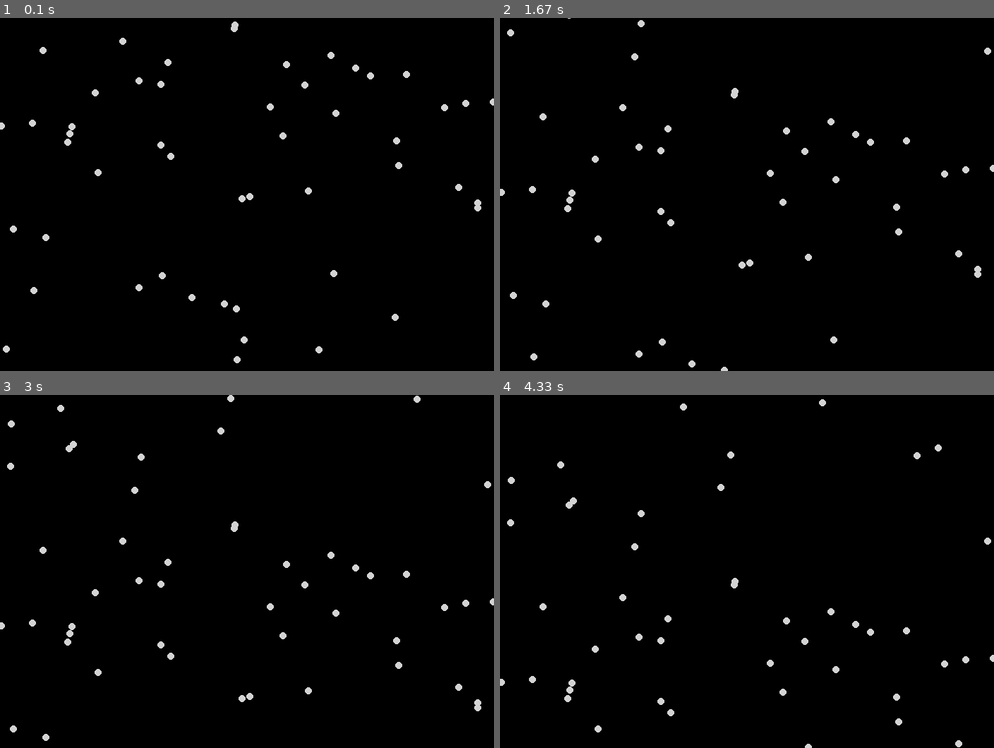
Above: before the commit, frames 1-4 (two rows, left to right).
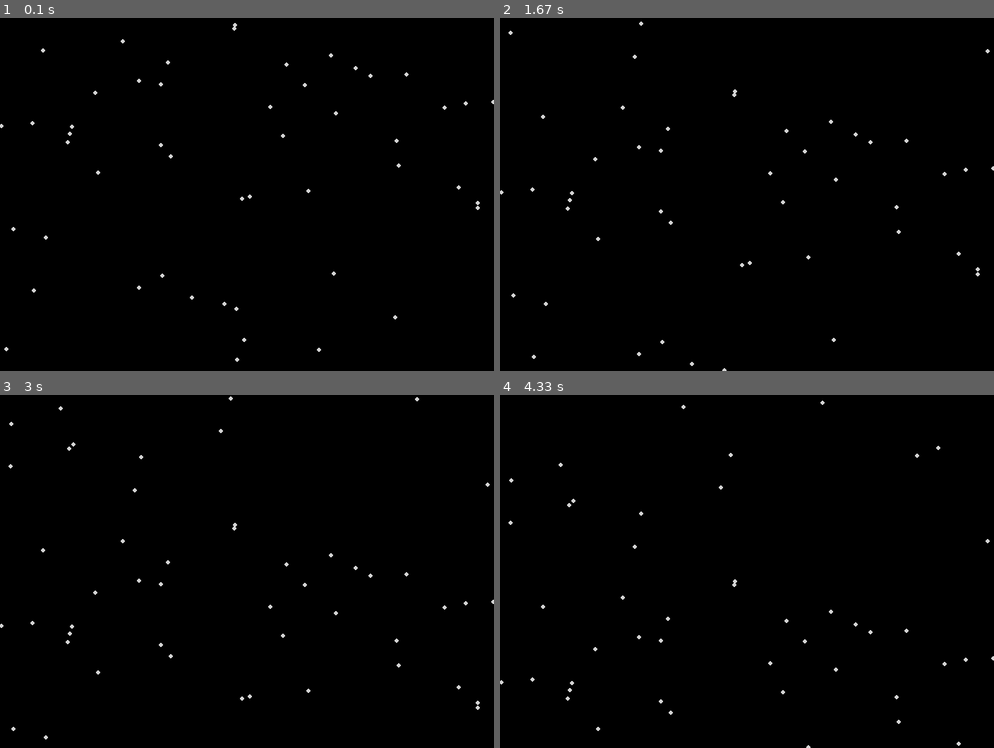
Above: after the commit, the same moments.

Repository: saegl5/myprojects
Game: pygame game, started from Codes/pygame-animation-snowfall copy.py
The game is run twice, just before and just after one commit, with the same random seed, the same clock (stepped at 60 frames per second) and the same inputs.
Inputs:
- Up to frame 1 (0.1 s): no input
- Up to frame 2 (1.67 s): no input
- Up to frame 3 (3 s): no input
- Up to frame 4 (4.33 s): no input

The runs differ from the first frame. In frame 1, 0.7% of the frame differs, in the area x 0-100%, y 1-98%; in frame 2, 0.7%; in frame 3, 0.7%; in frame 4, 0.7%.

Commit message:
edited file

Diff:
--- a/Codes/pygame-animation-snowfall copy.py
+++ b/Codes/pygame-animation-snowfall copy.py
@@ -32,7 +32,7 @@
     screen.fill(BLACK) # clear the screen
     # --- Drawing code
     for i in range(len(snow_list)):
-        pygame.draw.circle(screen, LIGHTGRAY, snow_list[i], radius=5)
+        pygame.draw.circle(screen, LIGHTGRAY, snow_list[i], radius=3, width=0)
         snow_list[i][1] += 1 # snowfall speed, increasing y by 1 pixel for each coordinate
         if snow_list[i][1] > 505: # snow flake has moved off the bottom of the screen
             # Reset it just above the top
